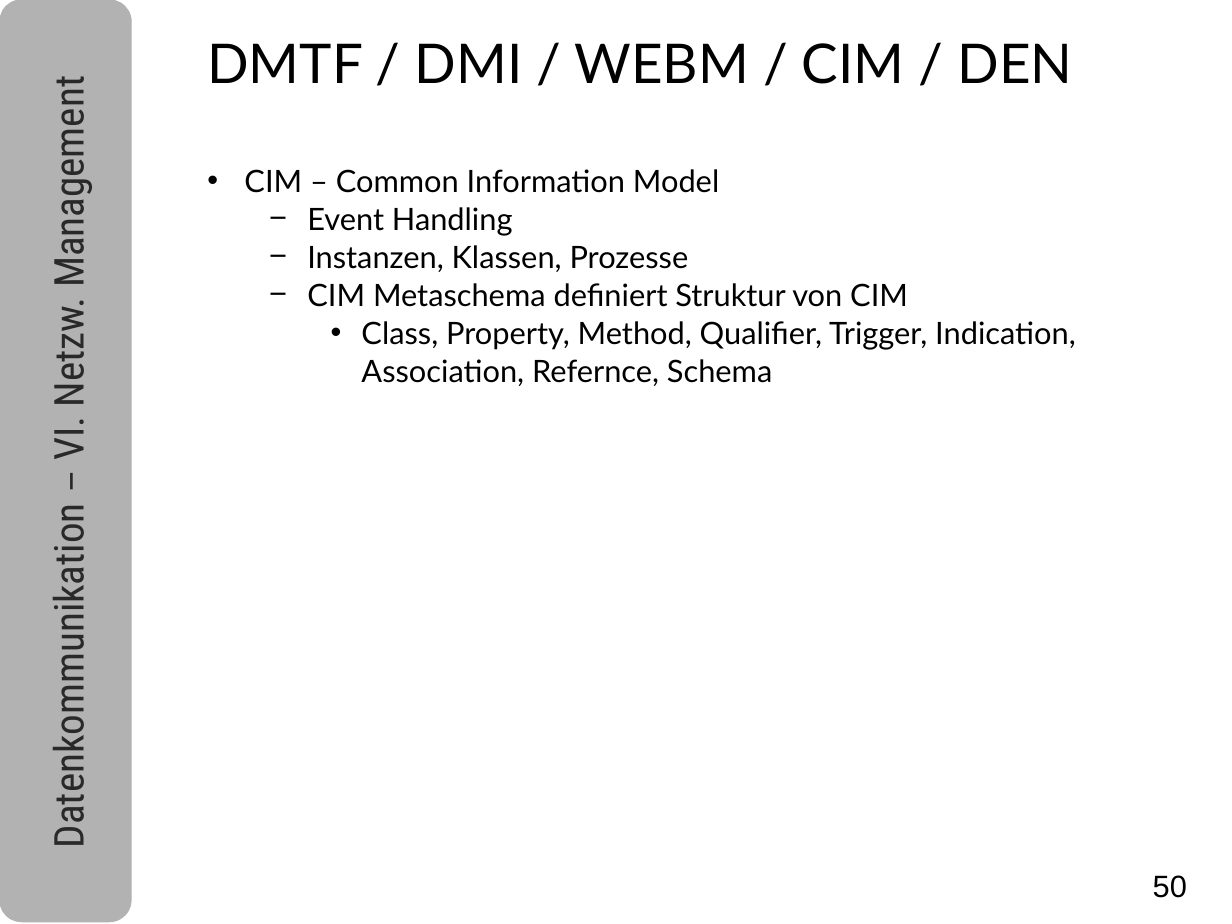
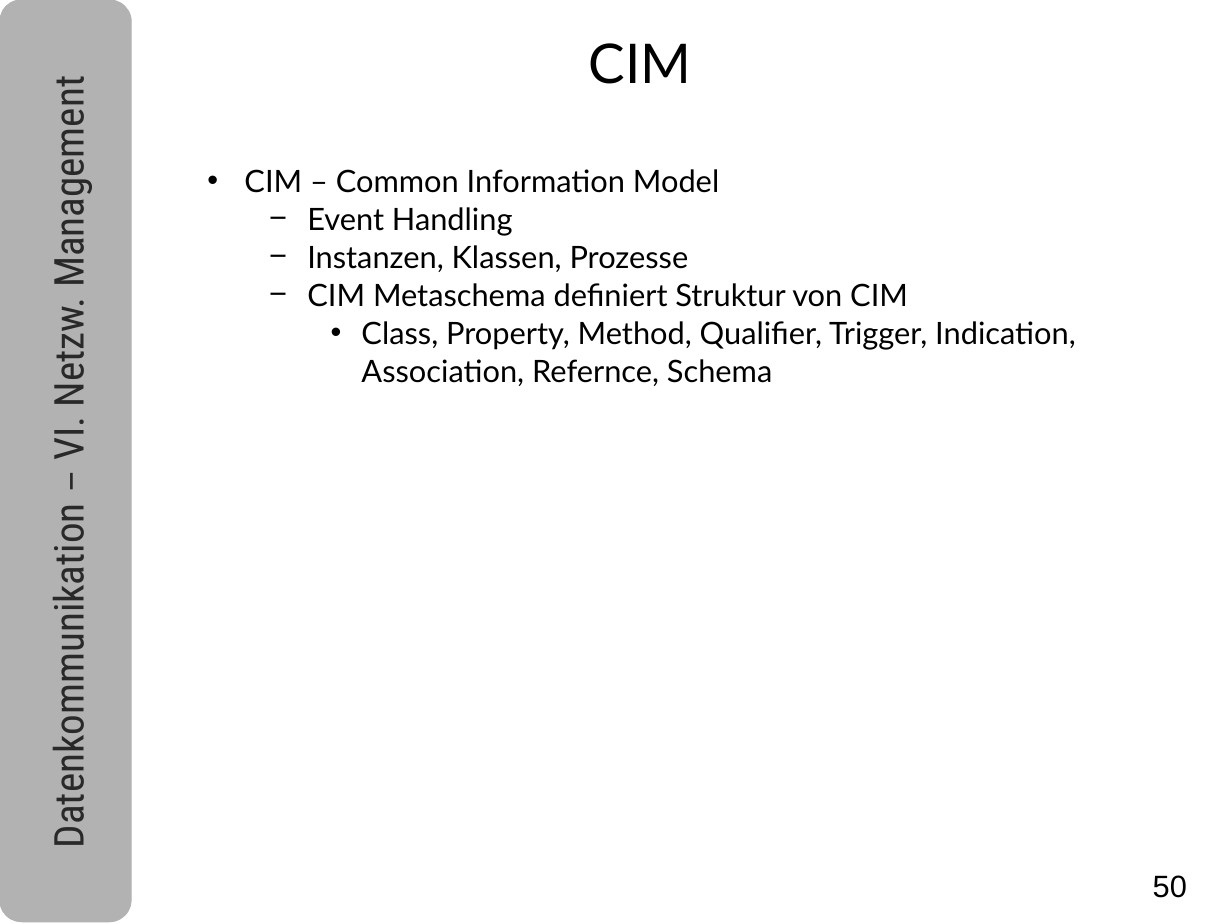
Before and after one commit to tpo/Datenkomm_Skripte, a slide deck: slide 50 of Datenkommunikation_6_Netzwerk_Management_V1.8.odp. Drawn at 1232x924 pixels with LibreOffice and Linux fonts; fonts in the diff are those of the drawing. Boxes give left, top, right and bottom in pixels: in the first picture for what was removed or moved away, otherwise in the second. Text is boxed around its words. In the diff, an @@ line names an element or a change of style, - is before the commit and + after.

Commit message:
fix typos

```diff
--- a/Datenkommunikation_6_Netzwerk_Management_V1.8.odp
+++ b/Datenkommunikation_6_Netzwerk_Management_V1.8.odp
@@ text at [589,43,692,84]: text changed @@
-DMTF / DMI / WEBM / CIM / DEN
+CIM
```
Also in this commit, not shown: 3 other slides changed.
